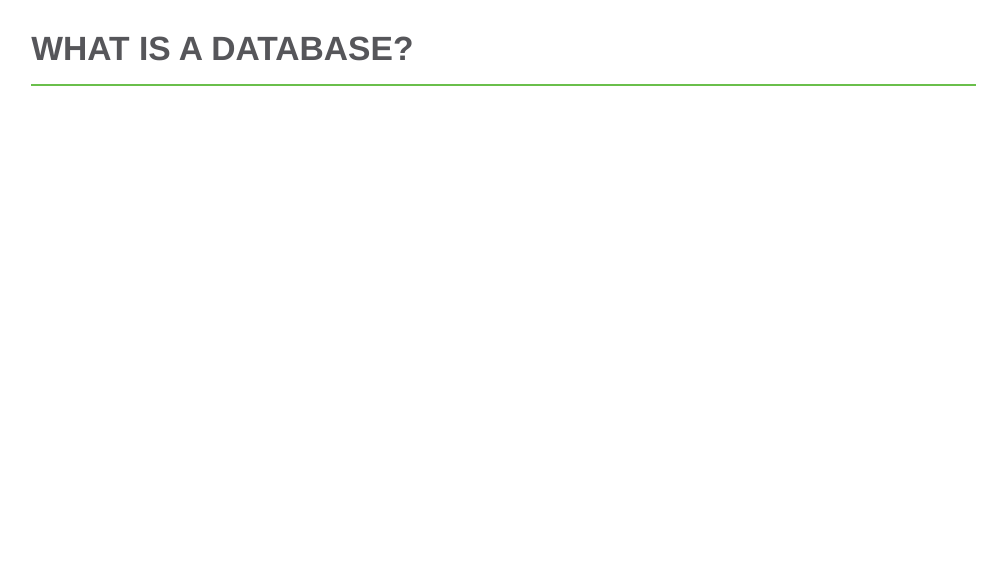
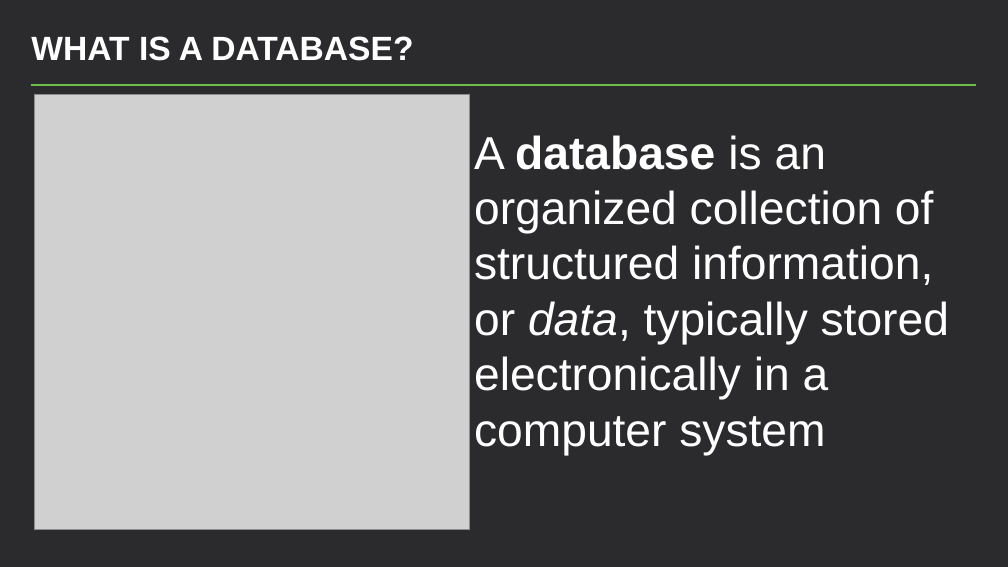
Before and after one commit to hytechclub/web-201, a slide deck: slide 2 of DatabasesOverview/DatabasesOverview.pptx (slide 3 before the commit). Drawn at 1008x567 pixels with LibreOffice and Linux fonts; fonts in the diff are those of the drawing; grey boxes stand for pictures. Boxes give left, top, right and bottom in pixels: in the first picture for what was removed or moved away, otherwise in the second. Text is boxed around its words. In the diff, an @@ line names an element or a change of style, - is before the commit and + after.

Commit message:
Databases Overview Lesson

```diff
--- a/DatabasesOverview/DatabasesOverview.pptx
+++ b/DatabasesOverview/DatabasesOverview.pptx
@@ background #FFFFFF to #2B2B2D @@
@@ title "WHAT IS A DATABASE?" at (31, 36, 413, 61): text colour #56565A to #FFFFFF @@
@@ picture added at (35, 95, 470, 529) @@
@@ text added at (474, 135, 949, 455), 44 pt, text #FFFFFF @@
+A database is an organized collection of structured information, or data, typically stored electronically in a computer system
```
Also in this commit, not shown: 6 other slides changed, 4 slides added, 2 slides removed, 3 other files.
